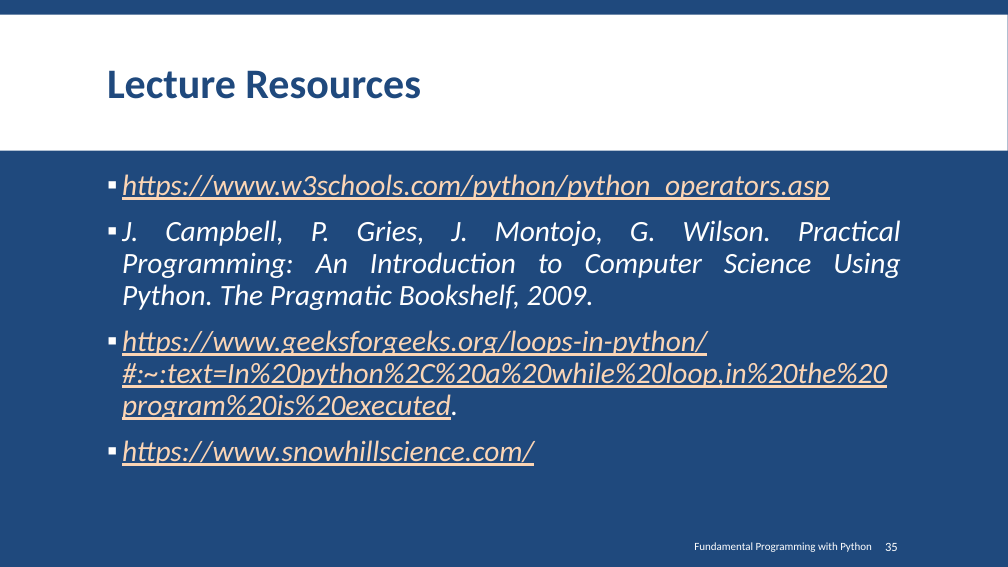
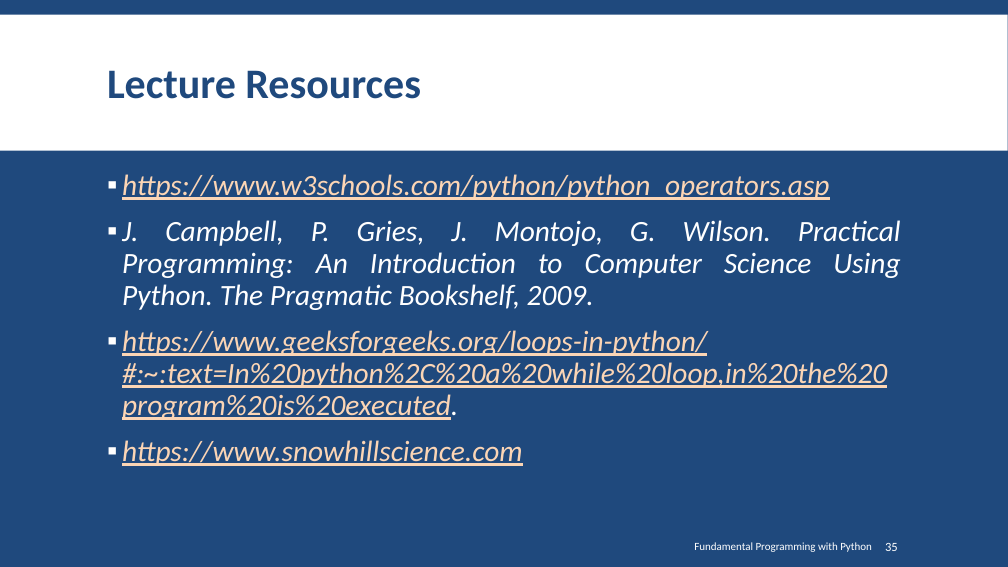
Before and after one commit to SharifPythonSpace/Course1401, a slide deck: slide 35 of Slide/05- Control and Loop Structures.pptx. Drawn at 1008x567 pixels with LibreOffice and Linux fonts; fonts in the diff are those of the drawing; background and template pictures are left out. Boxes give left, top, right and bottom in pixels: in the first picture for what was removed or moved away, otherwise in the second. Text is boxed around its words. In the diff, an @@ line names an element or a change of style, - is before the commit and + after.

Commit message:
updated + minor

```diff
--- a/Slide/05- Control and Loop Structures.pptx
+++ b/Slide/05- Control and Loop Structures.pptx
@@ text at (x1=122, y1=440, x2=522, y2=466): text changed @@
-▪ https://www.snowhillscience.com/
+▪ https://www.snowhillscience.com
```
